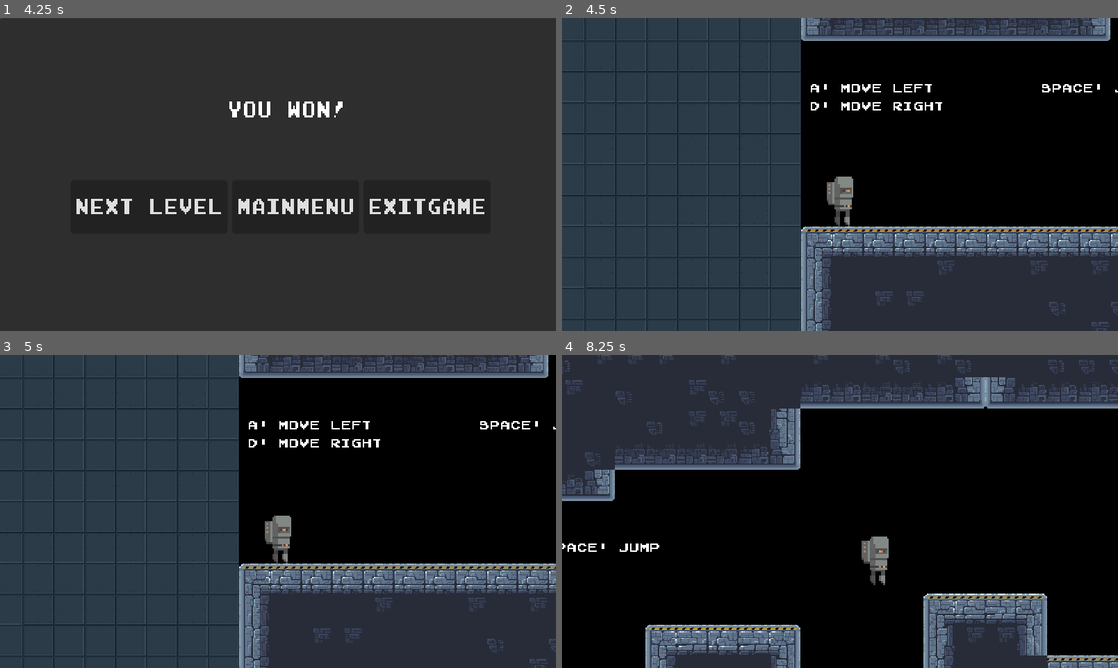
Above: before the commit, frames 1-4 (two rows, left to right).
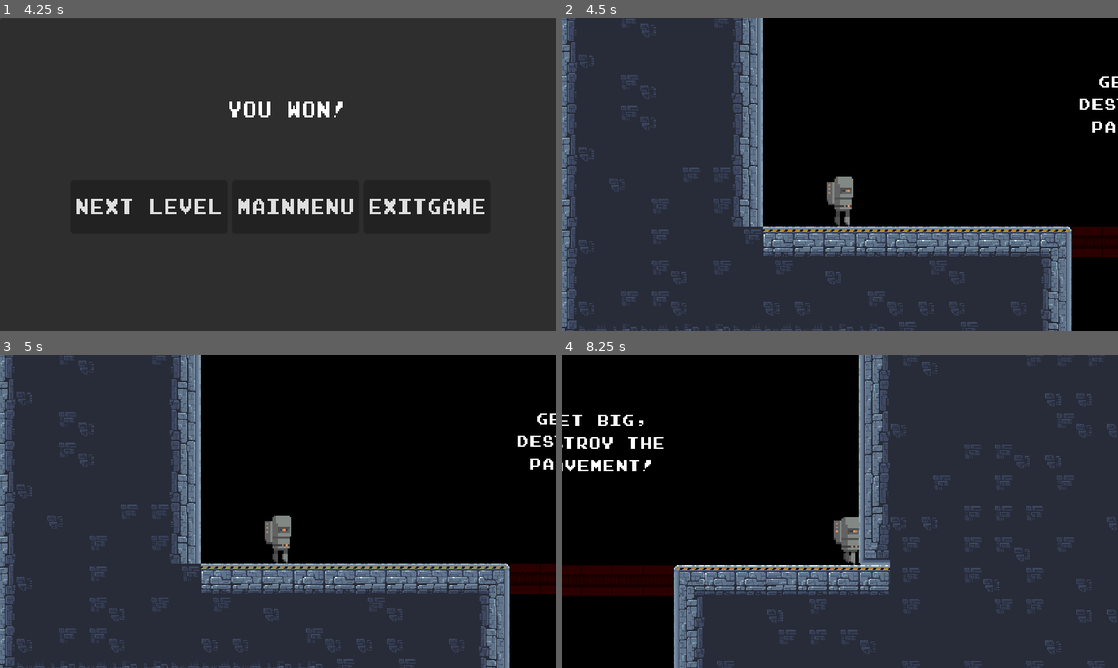
Above: after the commit, the same moments.

Repository: ricklusuardi/BuiltToScale2024
Game: Godot game, scene res://world.tscn
Two runs of this game, one before a commit and one after it. Both use one fixed random seed, a clock stepped at 60 frames per second and the inputs below. This scene is started directly instead of the project's main scene. The engine's default icon, where the game draws it, is replaced by a stand-in: a white triangle on a blue panel in a dark square.
Inputs:
- Up to frame 1 (4.25 s): tap Enter (ui_accept) at 0.5, 0.77, 1.52, 3.02, 3.77 s; hold Right (ui_right) 0.53-2.03 s; hold Left (ui_left) from 2.03 s (still down)
- Up to frame 2 (4.5 s): release Left (ui_left) at 4.25 s; click "Next Level" at 4.25 s
- Up to frame 3 (5 s): no input
- Up to frame 4 (8.25 s): tap Enter (ui_accept) at 5, 5.27, 6.77, 7.52 s; hold Right (ui_right) from 5.03 s (still down)

Frame 1 is identical in both runs. In frame 2, 24% of the frame differs, in the area x 0-100%, y 0-100%; in frame 3, 24%; in frame 4, 72%.

Commit message:
adas

Diff:
--- a/Level_manager.gd
+++ b/Level_manager.gd
@@ -8,7 +8,7 @@
 	if levels.size() == 0:
 		return
 
-	current_level_index = wrap(current_level_index + 1, 0, levels.size() - 1)
+	current_level_index += 1
 	get_tree().change_scene_to_packed(levels[current_level_index])
 
 
--- a/world.tscn
+++ b/world.tscn
@@ -56,8 +56,6 @@
 
 [node name="Spring" parent="." instance=ExtResource("7_l7obx")]
 position = Vector2(573, 237)
-spring_compression_rate = 100.0
-spring_decompression_rate = 100.0
 
 [node name="WindArea" parent="." instance=ExtResource("3_pfv88")]
 position = Vector2(383, 190)
